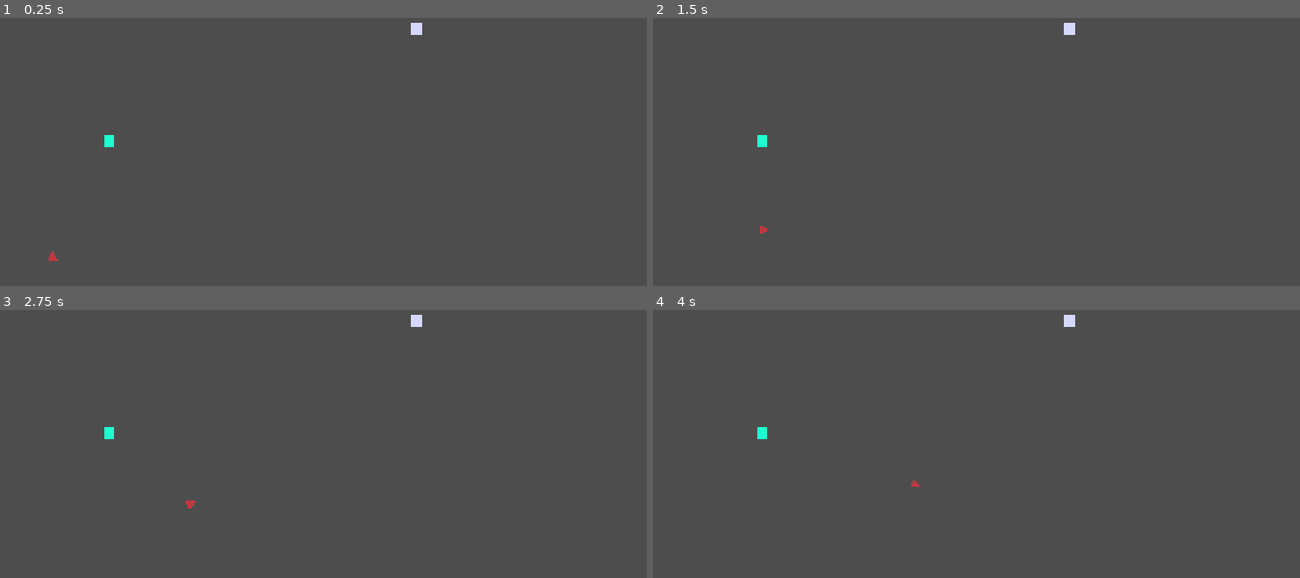
Above: before the commit, frames 1-4 (two rows, left to right).
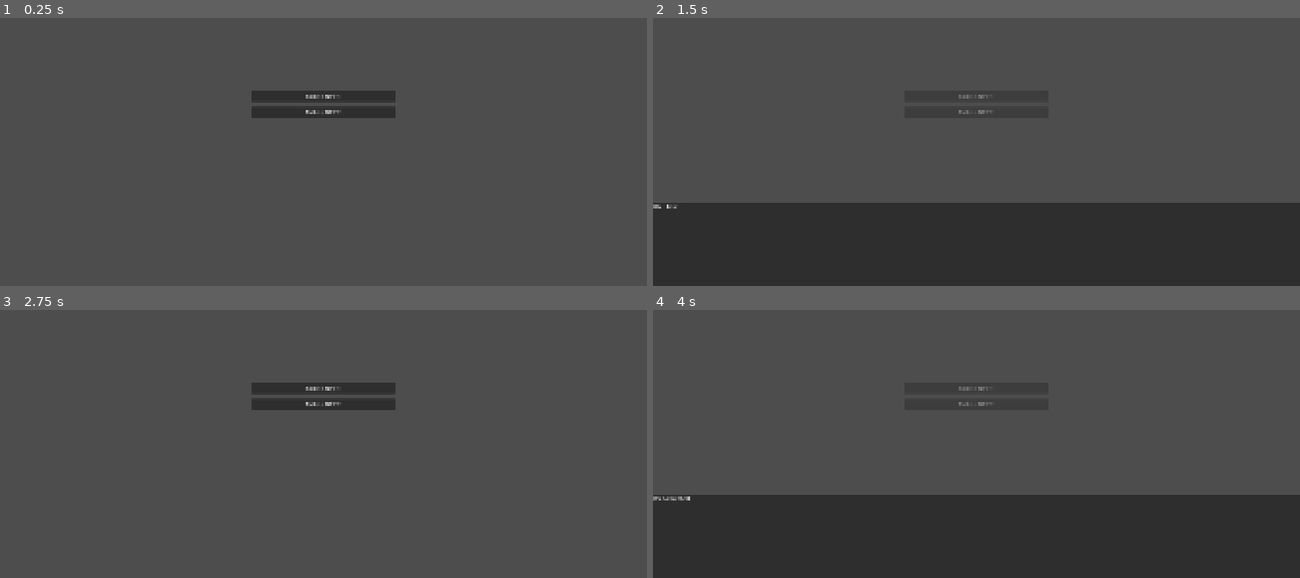
Above: after the commit, the same moments.

Repository: t-feix/very-serious-game
Game: Godot game, scene res://dialogue_demo/dialogue_demo.tscn
Same seed, same stepped clock (60 frames per second), same inputs: the game is played once before the commit and once after it. This scene is started directly instead of the project's main scene.
Inputs (mouse positions are in pixels of both pictures, inside the frame that each line leads up to):
- Up to frame 1 (0.25 s): no input
- Up to frame 2 (1.5 s): click (976, 95) at 0.5 s, where only the run after the commit has a clickable "Talk to NPC 1"; click (976, 219) at 1.25 s, where only the run after the commit has a clickable "What color is the sky?"
- Up to frame 3 (2.75 s): tap Enter (ui_accept) at 2 s; move the mouse to (465, 377) at 2.02 s; hold Enter (ui_accept) from 2.03 s (still down); click (465, 377) at 2.17 s
- Up to frame 4 (4 s): release Enter (ui_accept) at 2.75 s; click (976, 403) at 2.75 s, where only the run after the commit has a clickable "Talk to NPC 2"; click (976, 511) at 3.5 s, where only the run after the commit has a clickable "What's your favorite hobby?"

The runs differ from the first frame. In frame 1, 1.7% of the frame differs, in the area x 7-66%, y 1-91%; in frame 2, 31%; in frame 3, 1.7%; in frame 4, 31%, in the area x 0-100%, y 1-100%.

Commit message:
improved dialogue system

Diff:
--- a/dialogue_demo/characters/non_playable_character.gd
+++ /dev/null
@@ -1,35 +0,0 @@
-extends Area2D
-
-signal dialogue_hint
-signal dialogue_hint_ended
-@export var npc_name: String = "Unnamed"
-@export var npc_color: Color = Color("#1dffd1")
-
-@onready var polygon: Polygon2D = $Polygon2D
-
-var player_nearby: bool = false
-
-func _ready() -> void:
-	polygon.color = npc_color
-	body_entered.connect(_on_body_entered)
-	body_exited.connect(_on_body_exited)
-
-func _on_body_entered(body: Node2D) -> void:
-	print("body_entered: ", body.name, " in group player? ", body.is_in_group("player"))
-	if body.is_in_group("player"):
-		dialogue_hint.emit()
-		player_nearby = true
-
-func _on_body_exited(body: Node2D) -> void:
-	if body.is_in_group("player"):
-		dialogue_hint_ended.emit()
-		player_nearby = false
-		DialogueManager.reset_dialogue(npc_name)
-
-func _unhandled_input(event: InputEvent) -> void:
-	if event.is_action_pressed("ui_accept"):
-		print("space pressed, nearby=", player_nearby, " entity=", npc_name)
-	if not player_nearby:
-		return
-	if event.is_action_pressed("ui_accept"):
-		DialogueManager.start_dialogue(npc_name)
--- a/dialogue_demo/characters/non_playable_character.tscn
+++ /dev/null
@@ -1,16 +0,0 @@
-[gd_scene format=3 uid="uid://dhj5kl683ab7h"]
-
-[ext_resource type="Script" uid="uid://c5jbd7jedljrl" path="res://dialogue_demo/characters/non_playable_character.gd" id="1_mqis3"]
-
-[sub_resource type="CircleShape2D" id="CircleShape2D_stp7t"]
-radius = 43.0
-
-[node name="NonPlayableCharacter" type="Area2D" unique_id=1291840750 groups=["npc"]]
-script = ExtResource("1_mqis3")
-
-[node name="CollisionShape2D" type="CollisionShape2D" parent="." unique_id=562384062]
-shape = SubResource("CircleShape2D_stp7t")
-
-[node name="Polygon2D" type="Polygon2D" parent="." unique_id=296822807]
-color = Color(0.11372549, 1, 0.81960785, 1)
-polygon = PackedVector2Array(-16, -16, 16, -16, 16, 16, -16, 16)
--- a/dialogue_demo/characters/player.gd
+++ /dev/null
@@ -1,24 +0,0 @@
-extends CharacterBody2D
-
-@export var speed: float = 200.0
-@export var arrival_threshold: float = 4.0
-
-var target_position: Vector2
-
-func _ready() -> void:
-	target_position = global_position
-
-func _unhandled_input(event: InputEvent) -> void:
-	if event is InputEventMouseButton and event.pressed and \
-	event.button_index == MOUSE_BUTTON_LEFT:
-		target_position = get_global_mouse_position()
-
-func _physics_process(_delta: float) -> void:
-	var to_target := target_position - global_position
-	if to_target.length() <= arrival_threshold:
-		velocity = Vector2.ZERO
-	else:
-		velocity = to_target.normalized() * speed
-	if velocity.length() > 0:
-		rotation = velocity.angle() + PI/2
-		move_and_slide()
--- a/dialogue_demo/characters/player.tscn
+++ /dev/null
@@ -1,16 +0,0 @@
-[gd_scene format=3 uid="uid://cdqtq88nrdhqk"]
-
-[ext_resource type="Script" uid="uid://c0u7hpcnueno4" path="res://dialogue_demo/characters/player.gd" id="1_56upc"]
-
-[sub_resource type="CircleShape2D" id="CircleShape2D_f1xcn"]
-radius = 14.0
-
-[node name="Player" type="CharacterBody2D" unique_id=165845182 groups=["player"]]
-script = ExtResource("1_56upc")
-
-[node name="CollisionShape2D" type="CollisionShape2D" parent="." unique_id=729994613]
-shape = SubResource("CircleShape2D_f1xcn")
-
-[node name="Polygon2D" type="Polygon2D" parent="." unique_id=1364566917]
-color = Color(0.7607843, 0.21960784, 0.2509804, 1)
-polygon = PackedVector2Array(0, -16, 14, 12, -14, 12)
--- a/dialogue_demo/dialogue_demo.gd
+++ b/dialogue_demo/dialogue_demo.gd
@@ -1,84 +1,69 @@
-extends Node2D
+extends Control
 
-@onready var dialogue_label: Label = $UI/TalkHint
+@export var npc1_graph: DialogueGraph
+@export var npc2_graph: DialogueGraph
 
-const NPC1_FSM = {
-	"greet_locked": {
-		"line": "Hello there!",
-		"responses": [
-			{"text": "What color is the sky?", "transitions": {"npc1": "sky_locked"}},
-			{"text": "Can you tell me a secret?", "transitions": {"npc1": "secret_locked"}},
-		]
-	},
-	"greet_unlocked": {
-		"line": "Hello there!",
-		"responses": [
-			{"text": "What color is the sky?", "transitions": {"npc1": "sky_unlocked"}},
-			{"text": "Can you tell me a secret?", "transitions": {"npc1": "secret_unlocked"}},
-		]
-	},
-	"sky_locked": {
-		"line": "Uh... blue.",
-		"responses": [
-			{"text": "Back", "transitions": {"npc1": "greet_locked"}},
-		]
-	},
-	"sky_unlocked": {
-		"line": "Uh... blue.",
-		"responses": [
-			{"text": "Back", "transitions": {"npc1": "greet_unlocked"}},
-		]
-	},
-	"secret_locked": {
-		"line": "You'll have to talk to NPC2 for that...",
-		"responses": [
-			{"text": "Back", "transitions": {"npc1": "greet_locked"}},
-		]
-	},
-	"secret_unlocked": {
-		"line": "Here's the secret: the sky is actually red!",
-		"responses": [
-			{"text": "Whoa.", "transitions": {"npc1": "greet_unlocked"}},
-		]
-	},
-}
+@onready var npc1_button: Button = $CenterContainer/VBoxContainer/TalkToNPC1Button
+@onready var npc2_button: Button = $CenterContainer/VBoxContainer/TalkToNPC2Button
+@onready var dialogue_box: PanelContainer = $DialogueBox
+@onready var line_label: Label = $DialogueBox/MarginContainer/VBoxContainer/LineLabel
+@onready var responses_box: VBoxContainer = $DialogueBox/MarginContainer/VBoxContainer/ResponsesBox
 
-const NPC2_FSM = {
-	"greet": {
-		"line": "Wazzup!",
-		"responses": [
-			{"text": "What is your favorite hobby?", "transitions": {"npc2": "hobby"}},
-			{
-	"text": "NPC1 knows a secret, but he won't tell me.",
-	"transitions": {"npc2": "unlock", "npc1": "greet_unlocked"},
-	"set_anchor": {"npc1": "greet_unlocked"}
-},
-		]
-	},
-	"hobby": {
-		"line": "It's basketball.",
-		"responses": [
-			{"text": "Back", "transitions": {"npc2": "greet"}},
-		]
-	},
-	"unlock": {
-		"line": "Now that you've talked to me, NPC1 will tell you.",
-		"responses": [
-			{"text": "Thanks.", "transitions": {"npc2": "greet"}},
-		]
-	},
-}
+var _waiting_for_advance: bool = false
 
 func _ready() -> void:
-	DialogueManager.register_entity("npc1", NPC1_FSM, "greet_locked")
-	DialogueManager.register_entity("npc2", NPC2_FSM, "greet")
-	dialogue_label.hide()
-	for npc in get_tree().get_nodes_in_group("npc"):
-		npc.dialogue_hint.connect(_on_dialogue_hint)
-		npc.dialogue_hint_ended.connect(_on_dialogue_hint_ended)
+	dialogue_box.hide()
+	npc1_button.pressed.connect(_on_npc1_pressed)
+	npc2_button.pressed.connect(_on_npc2_pressed)
+	DialogueRunner.say.connect(_on_say)
+	DialogueRunner.present_choices.connect(_on_present_choices)
+	DialogueRunner.dialogue_ended.connect(_on_dialogue_ended)
 
-func _on_dialogue_hint() -> void:
-	dialogue_label.show()
+func _on_npc1_pressed() -> void:
+	_start(npc1_graph)
 
-func _on_dialogue_hint_ended() -> void:
-	dialogue_label.hide()
+func _on_npc2_pressed() -> void:
+	_start(npc2_graph)
+
+func _start(graph: DialogueGraph) -> void:
+	if graph == null or DialogueRunner.is_active():
+		return
+	_set_buttons_enabled(false)
+	DialogueRunner.start(graph)
+
+func _on_say(text: String) -> void:
+	line_label.text = text
+	_clear_responses()
+	dialogue_box.show()
+	_waiting_for_advance = true
+
+func _on_present_choices(responses: Array) -> void:
+	_waiting_for_advance = false
+	_clear_responses()
+	for i in responses.size():
+		var btn := Button.new()
+		btn.text = responses[i].text
+		btn.pressed.connect(DialogueRunner.select_response.bind(i))
+		responses_box.add_child(btn)
+	if responses.size() > 0:
+		responses_box.get_child(0).call_deferred("grab_focus")
+
+func _on_dialogue_ended() -> void:
+	_waiting_for_advance = false
+	dialogue_box.hide()
+	_clear_responses()
+	_set_buttons_enabled(true)
+
+func _unhandled_input(event: InputEvent) -> void:
+	if _waiting_for_advance and event.is_action_pressed("ui_accept"):
+		_waiting_for_advance = false
+		DialogueRunner.advance()
+		get_viewport().set_input_as_handled()
+
+func _set_buttons_enabled(enabled: bool) -> void:
+	npc1_button.disabled = not enabled
+	npc2_button.disabled = not enabled
+
+func _clear_responses() -> void:
+	for child in responses_box.get_children():
+		child.queue_free()
--- a/dialogue_demo/dialogue_demo.tscn
+++ b/dialogue_demo/dialogue_demo.tscn
@@ -1,76 +1,62 @@
 [gd_scene format=3 uid="uid://308op41cwsls"]
 
-[ext_resource type="PackedScene" uid="uid://cdqtq88nrdhqk" path="res://dialogue_demo/characters/player.tscn" id="1_8sh35"]
 [ext_resource type="Script" uid="uid://bq1bxt8m76lk4" path="res://dialogue_demo/dialogue_demo.gd" id="1_g58pb"]
-[ext_resource type="PackedScene" uid="uid://dhj5kl683ab7h" path="res://dialogue_demo/characters/non_playable_character.tscn" id="2_8hlev"]
-[ext_resource type="Script" uid="uid://cotq4mik1uu7t" path="res://dialogue_demo/ui.gd" id="4_w2i26"]
+[ext_resource type="Resource" uid="uid://30jk0hg0end3" path="res://dialogue_demo/npc1_dialogue.tres" id="2_g58pb"]
+[ext_resource type="Resource" uid="uid://clnr5uyt7pcqu" path="res://dialogue_demo/npc2_dialogue.tres" id="3_w2i26"]
 
-[sub_resource type="StyleBoxFlat" id="StyleBoxFlat_g58pb"]
-content_margin_left = 32.0
-content_margin_top = 32.0
-content_margin_right = 32.0
-content_margin_bottom = 32.0
-bg_color = Color(0.58853, 0.6122656, 0.5403858, 1)
-corner_radius_top_left = 8
-corner_radius_top_right = 8
-corner_radius_bottom_right = 8
-corner_radius_bottom_left = 8
-
-[node name="DialogueDemo" type="Node2D" unique_id=209746140]
-script = ExtResource("1_g58pb")
-
-[node name="Player" parent="." unique_id=165845182 instance=ExtResource("1_8sh35")]
-position = Vector2(156, 991)
-
-[node name="NPC1" parent="." unique_id=1291840750 instance=ExtResource("2_8hlev")]
-position = Vector2(325, 648)
-npc_name = "npc1"
-
-[node name="NPC2" parent="." unique_id=1329468466 instance=ExtResource("2_8hlev")]
-position = Vector2(1236, 315)
-npc_name = "npc2"
-npc_color = Color(0.8467971, 0.8448283, 0.9942469, 1)
-
-[node name="UI" type="CanvasLayer" parent="." unique_id=736963298]
-script = ExtResource("4_w2i26")
-
-[node name="TalkHint" type="Label" parent="UI" unique_id=41084354]
-anchors_preset = 3
-anchor_left = 1.0
-anchor_top = 1.0
+[node name="DialogueDemo" type="Control" unique_id=907877398]
+layout_mode = 3
+anchors_preset = 15
 anchor_right = 1.0
 anchor_bottom = 1.0
-offset_left = -145.0
-offset_top = -55.0
-offset_right = -32.0
-offset_bottom = -32.0
-grow_horizontal = 0
-grow_vertical = 0
-text = "[SPACE] to talk"
+grow_horizontal = 2
+grow_vertical = 2
+script = ExtResource("1_g58pb")
+npc1_graph = ExtResource("2_g58pb")
+npc2_graph = ExtResource("3_w2i26")
 
-[node name="DialogueBox" type="PanelContainer" parent="UI" unique_id=923260921]
-visible = false
-custom_minimum_size = Vector2(0, 140)
+[node name="CenterContainer" type="CenterContainer" parent="." unique_id=1782106137]
+layout_mode = 1
+anchors_preset = 15
+anchor_right = 1.0
+anchor_bottom = 1.0
+grow_horizontal = 2
+grow_vertical = 2
+
+[node name="VBoxContainer" type="VBoxContainer" parent="CenterContainer" unique_id=1602354955]
+custom_minimum_size = Vector2(427, 0)
+layout_mode = 2
+theme_override_constants/separation = 16
+
+[node name="TalkToNPC1Button" type="Button" parent="CenterContainer/VBoxContainer" unique_id=185702783]
+layout_mode = 2
+text = "Talk to NPC 1"
+
+[node name="TalkToNPC2Button" type="Button" parent="CenterContainer/VBoxContainer" unique_id=902893699]
+layout_mode = 2
+text = "Talk to NPC 2"
+
+[node name="DialogueBox" type="PanelContainer" parent="." unique_id=1326984670]
+custom_minimum_size = Vector2(0, 247)
+layout_mode = 1
 anchors_preset = 12
 anchor_top = 1.0
 anchor_right = 1.0
 anchor_bottom = 1.0
-offset_top = -54.0
 grow_horizontal = 2
 grow_vertical = 0
-theme_override_styles/panel = SubResource("StyleBoxFlat_g58pb")
 
-[node name="MarginContainer" type="MarginContainer" parent="UI/DialogueBox" unique_id=567809486]
+[node name="MarginContainer" type="MarginContainer" parent="DialogueBox" unique_id=932945946]
 layout_mode = 2
 
-[node name="VBoxContainer" type="VBoxContainer" parent="UI/DialogueBox/MarginContainer" unique_id=874536645]
+[node name="VBoxContainer" type="VBoxContainer" parent="DialogueBox/MarginContainer" unique_id=1948944876]
 layout_mode = 2
 
-[node name="SpeakerLabel" type="Label" parent="UI/DialogueBox/MarginContainer/VBoxContainer" unique_id=1489158455]
+[node name="LineLabel" type="Label" parent="DialogueBox/MarginContainer/VBoxContainer" unique_id=1177544704]
 layout_mode = 2
 
-[node name="LineLabel" type="Label" parent="UI/DialogueBox/MarginContainer/VBoxContainer" unique_id=855502534]
+[node name="HSeparator" type="HSeparator" parent="DialogueBox/MarginContainer/VBoxContainer" unique_id=1791909442]
 layout_mode = 2
 
-[node name="ResponsesBox" type="VBoxContainer" parent="UI/DialogueBox/MarginContainer/VBoxContainer" unique_id=1873405909]
+[node name="ResponsesBox" type="VBoxContainer" parent="DialogueBox/MarginContainer/VBoxContainer" unique_id=1049073993]
 layout_mode = 2
--- a/dialogue_demo/dialogue_manager.gd
+++ /dev/null
@@ -1,59 +0,0 @@
-extends Node
-
-signal say(entity_id: String, line: String)
-signal responses_changed(entity_id: String, responses: Array)
-signal dialogue_ended(entity_id: String)
-
-var entities: Dictionary = {}
-var active_speaker: String = ""
-
-func register_entity(entity_id: String, fsm: Dictionary, initial_state: String) -> void:
-	entities[entity_id] = {
-		"fsm": fsm,
-		"state": initial_state,
-		"anchor": initial_state,
-	}
-
-func start_dialogue(entity_id: String) -> void:
-	print("start_dialogue called for ", entity_id, " known? ", entities.has(entity_id))
-	if not entities.has(entity_id):
-		push_warning("DialogueManager: unknown entity '%s'" % entity_id)
-		return
-	active_speaker = entity_id
-	_emit_current_state(entity_id)
-
-func select_response(response_index: int) -> void:
-	if active_speaker == "":
-		return
-	var data = entities[active_speaker]
-	var current = data.fsm[data.state]
-	if response_index < 0 or response_index >= current.responses.size():
-		return
-	var response = current.responses[response_index]
-	# Apply state transitions
-	for target_id in response.transitions:
-		if entities.has(target_id):
-			entities[target_id].state = response.transitions[target_id]
-
-	if response.has("set_anchor"):
-		for target_id in response.set_anchor:
-			if entities.has(target_id):
-				entities[target_id].anchor = response.set_anchor[target_id]
-	_emit_current_state(active_speaker)
-
-func reset_dialogue(entity_id: String) -> void:
-	if not entities.has(entity_id):
-		return
-	entities[entity_id].state = entities[entity_id].anchor
-	if active_speaker == entity_id:
-		active_speaker = ""
-		dialogue_ended.emit(entity_id)
-
-func _emit_current_state(entity_id: String) -> void:
-	var data = entities[entity_id]
-	var state = data.fsm[data.state]
-	say.emit(entity_id, state.line)
-	responses_changed.emit(entity_id, state.responses)
-	if state.responses.is_empty():
-		dialogue_ended.emit(entity_id)
-		active_speaker = ""
--- /dev/null
+++ b/dialogue_demo/npc1_dialogue.tres
@@ -0,0 +1,73 @@
+[gd_resource type="Resource" script_class="DialogueGraph" format=3 uid="uid://30jk0hg0end3"]
+
+[ext_resource type="Script" uid="uid://6rcrgxi2bmul" path="res://systems/dialogue/dialogue_graph.gd" id="1_5e0oa"]
+[ext_resource type="Script" uid="uid://k6dhyg11268d" path="res://systems/dialogue/nodes/response_node.gd" id="2_mq7ov"]
+[ext_resource type="Script" uid="uid://cdec8o3felvpd" path="res://systems/dialogue/nodes/line_node.gd" id="2_orut6"]
+[ext_resource type="Script" uid="uid://c0kd7joicwbet" path="res://systems/dialogue/nodes/end_node.gd" id="3_ptb0p"]
+[ext_resource type="Script" uid="uid://d0jybnr3icu6r" path="res://systems/dialogue/nodes/gate_node.gd" id="5_r20uh"]
+[ext_resource type="Script" uid="uid://y2lrn7beew5o" path="res://systems/dialogue/nodes/choice_node.gd" id="6_ypq07"]
+
+[sub_resource type="Resource" id="Resource_17c57"]
+script = ExtResource("3_ptb0p")
+metadata/_custom_type_script = "uid://c0kd7joicwbet"
+
+[sub_resource type="Resource" id="Resource_k7ghm"]
+script = ExtResource("2_orut6")
+text = "Uh... blue."
+next = SubResource("Resource_17c57")
+metadata/_custom_type_script = "uid://cdec8o3felvpd"
+
+[sub_resource type="Resource" id="Resource_o8kqx"]
+script = ExtResource("2_mq7ov")
+text = "What color is the sky?"
+next = SubResource("Resource_k7ghm")
+metadata/_custom_type_script = "uid://k6dhyg11268d"
+
+[sub_resource type="Resource" id="Resource_6p8we"]
+script = ExtResource("3_ptb0p")
+metadata/_custom_type_script = "uid://c0kd7joicwbet"
+
+[sub_resource type="Resource" id="Resource_qn5o3"]
+script = ExtResource("2_orut6")
+text = "You'll have to talk to NPC2 for that..."
+next = SubResource("Resource_6p8we")
+metadata/_custom_type_script = "uid://cdec8o3felvpd"
+
+[sub_resource type="Resource" id="Resource_uef4c"]
+script = ExtResource("3_ptb0p")
+metadata/_custom_type_script = "uid://c0kd7joicwbet"
+
+[sub_resource type="Resource" id="Resource_h1mt4"]
+script = ExtResource("2_orut6")
+text = "Here's the secret: The sky is actually red!"
+next = SubResource("Resource_uef4c")
+metadata/_custom_type_script = "uid://cdec8o3felvpd"
+
+[sub_resource type="Resource" id="Resource_a8k3p"]
+script = ExtResource("5_r20uh")
+flag = "met_npc2"
+on_true = SubResource("Resource_h1mt4")
+on_false = SubResource("Resource_qn5o3")
+metadata/_custom_type_script = "uid://d0jybnr3icu6r"
+
+[sub_resource type="Resource" id="Resource_328gw"]
+script = ExtResource("2_mq7ov")
+text = "Can you tell me a secret?"
+next = SubResource("Resource_a8k3p")
+metadata/_custom_type_script = "uid://k6dhyg11268d"
+
+[sub_resource type="Resource" id="Resource_iggtd"]
+script = ExtResource("6_ypq07")
+responses = Array[ExtResource("2_mq7ov")]([SubResource("Resource_o8kqx"), SubResource("Resource_328gw")])
+metadata/_custom_type_script = "uid://y2lrn7beew5o"
+
+[sub_resource type="Resource" id="Resource_g1ie3"]
+script = ExtResource("2_orut6")
+text = "Hello there!"
+next = SubResource("Resource_iggtd")
+metadata/_custom_type_script = "uid://cdec8o3felvpd"
+
+[resource]
+script = ExtResource("1_5e0oa")
+start = SubResource("Resource_g1ie3")
+metadata/_custom_type_script = "uid://6rcrgxi2bmul"
--- /dev/null
+++ b/dialogue_demo/npc2_dialogue.tres
@@ -0,0 +1,56 @@
+[gd_resource type="Resource" script_class="DialogueGraph" format=3 uid="uid://clnr5uyt7pcqu"]
+
+[ext_resource type="Script" uid="uid://6rcrgxi2bmul" path="res://systems/dialogue/dialogue_graph.gd" id="1_fu5dx"]
+[ext_resource type="Script" uid="uid://k6dhyg11268d" path="res://systems/dialogue/nodes/response_node.gd" id="2_bcsah"]
+[ext_resource type="Script" uid="uid://c0kd7joicwbet" path="res://systems/dialogue/nodes/end_node.gd" id="3_qg001"]
+[ext_resource type="Script" uid="uid://cdec8o3felvpd" path="res://systems/dialogue/nodes/line_node.gd" id="4_5cw77"]
+[ext_resource type="Script" uid="uid://y2lrn7beew5o" path="res://systems/dialogue/nodes/choice_node.gd" id="5_yidjr"]
+
+[sub_resource type="Resource" id="Resource_rrdlc"]
+script = ExtResource("3_qg001")
+metadata/_custom_type_script = "uid://c0kd7joicwbet"
+
+[sub_resource type="Resource" id="Resource_obdxq"]
+script = ExtResource("4_5cw77")
+text = "It's basketball."
+next = SubResource("Resource_rrdlc")
+metadata/_custom_type_script = "uid://cdec8o3felvpd"
+
+[sub_resource type="Resource" id="Resource_kkpjg"]
+script = ExtResource("2_bcsah")
+text = "What's your favorite hobby?"
+next = SubResource("Resource_obdxq")
+metadata/_custom_type_script = "uid://k6dhyg11268d"
+
+[sub_resource type="Resource" id="Resource_1e1wp"]
+script = ExtResource("3_qg001")
+set_flags = Array[String](["met_npc2"])
+metadata/_custom_type_script = "uid://c0kd7joicwbet"
+
+[sub_resource type="Resource" id="Resource_lof3w"]
+script = ExtResource("4_5cw77")
+text = "Now that you've talked to me, they will tell you."
+next = SubResource("Resource_1e1wp")
+metadata/_custom_type_script = "uid://cdec8o3felvpd"
+
+[sub_resource type="Resource" id="Resource_p3ifl"]
+script = ExtResource("2_bcsah")
+text = "NPC1 knows a secret but he won't tell me."
+next = SubResource("Resource_lof3w")
+metadata/_custom_type_script = "uid://k6dhyg11268d"
+
+[sub_resource type="Resource" id="Resource_udoey"]
+script = ExtResource("5_yidjr")
+responses = Array[ExtResource("2_bcsah")]([SubResource("Resource_kkpjg"), SubResource("Resource_p3ifl")])
+metadata/_custom_type_script = "uid://y2lrn7beew5o"
+
+[sub_resource type="Resource" id="Resource_x2ire"]
+script = ExtResource("4_5cw77")
+text = "Wazzup!"
+next = SubResource("Resource_udoey")
+metadata/_custom_type_script = "uid://cdec8o3felvpd"
+
+[resource]
+script = ExtResource("1_fu5dx")
+start = SubResource("Resource_x2ire")
+metadata/_custom_type_script = "uid://6rcrgxi2bmul"
--- a/dialogue_demo/ui.gd
+++ /dev/null
@@ -1,34 +0,0 @@
-extends CanvasLayer
-
-@onready var dialogue_box: PanelContainer = $DialogueBox
-@onready var speaker_label: Label = $DialogueBox/MarginContainer/VBoxContainer/SpeakerLabel
-@onready var line_label: Label = $DialogueBox/MarginContainer/VBoxContainer/LineLabel
-@onready var responses_box: VBoxContainer = $DialogueBox/MarginContainer/VBoxContainer/ResponsesBox
-
-func _ready() -> void:
-	dialogue_box.hide()
-	DialogueManager.say.connect(_on_say)
-	DialogueManager.responses_changed.connect(_on_responses_changed)
-	DialogueManager.dialogue_ended.connect(_on_dialogue_ended)
-
-func _on_say(entity_id: String, line: String) -> void:
-	speaker_label.text = entity_id
-	line_label.text = line
-	dialogue_box.show()
-
-func _on_responses_changed(_entity_id: String, responses: Array) -> void:
-
-	for child in responses_box.get_children():
-		child.queue_free()
-	# Build new buttons
-	for i in responses.size():
-		var btn := Button.new()
-		btn.text = responses[i].text
-		btn.pressed.connect(DialogueManager.select_response.bind(i))
-		responses_box.add_child(btn)
-
-	if responses.size() > 0:
-		responses_box.get_child(0).call_deferred("grab_focus")
-
-func _on_dialogue_ended(_entity_id: String) -> void:
-	dialogue_box.hide()
--- a/project.godot
+++ b/project.godot
@@ -16,7 +16,8 @@
 
 [autoload]
 
-DialogueManager="*uid://c460y6ui63m1b"
+DialogueRunner="*uid://b54y2tn0byi45"
+Flags="*uid://btv8g5ehiirmo"
 
 [display]
 
--- /dev/null
+++ b/systems/dialogue/dialogue_graph.gd
@@ -0,0 +1,3 @@
+class_name DialogueGraph extends Resource
+
+@export var start: DialogueNode
--- /dev/null
+++ b/systems/dialogue/dialogue_runner.gd
@@ -0,0 +1,70 @@
+extends Node
+
+# what the NPC says
+signal say(text: String)
+# what the player can answer
+signal present_choices(choices: Array)
+# dialogue ended, collaps UI
+signal dialogue_ended
+
+var _current_line: LineNode = null
+var _current_choice: ChoiceNode = null
+
+func start(graph: DialogueGraph) -> void:
+	if graph == null or graph.start == null:
+		push_warning("DialogueRunner: Empty Graph")
+		return
+	_enter(graph.start)
+
+func advance() -> void:
+	if _current_line == null:
+		return
+	var line := _current_line
+	_current_line = null
+	_enter(line.next)
+
+func select_response(index: int) -> void:
+	if _current_choice == null:
+		return
+	if index < 0 or index >= _current_choice.responses.size():
+		return
+
+	var response := _current_choice.responses[index]
+	_current_choice = null
+	_enter(response)
+
+func _enter(node: DialogueNode) -> void:
+	if node == null:
+		_end()
+		return
+
+	if node is LineNode:
+		_current_line = node
+		say.emit(node.text)
+		if node.next is ChoiceNode:
+			_current_line = null
+			_enter(node.next)
+
+	elif node is ChoiceNode:
+		_current_choice = node
+		present_choices.emit(node.responses)
+
+	elif node is ResponseNode:
+		_enter(node.next)
+
+	elif node is GateNode:
+		var open: bool = Flags.get_flag(node.flag)
+		_enter(node.on_true if open else node.on_false)
+
+	elif node is EndNode:
+		for f in node.set_flags:
+			Flags.set_flag(f, true)
+		_end()
+
+func is_active() -> bool:
+	return _current_line != null or _current_choice != null
+
+func _end() -> void:
+	_current_line = null
+	_current_choice = null
+	dialogue_ended.emit()
--- /dev/null
+++ b/systems/dialogue/flags.gd
@@ -0,0 +1,8 @@
+extends Node
+
+var flags: Dictionary = {}
+func get_flag(key: String) -> bool:
+	return flags.get(key, false)
+
+func set_flag(key: String, value: bool) -> void:
+	flags[key] = value
--- /dev/null
+++ b/systems/dialogue/nodes/choice_node.gd
@@ -0,0 +1,3 @@
+class_name ChoiceNode extends DialogueNode
+
+@export var responses: Array[ResponseNode]
--- /dev/null
+++ b/systems/dialogue/nodes/dialogue_node.gd
@@ -0,0 +1 @@
+class_name DialogueNode extends Resource
--- /dev/null
+++ b/systems/dialogue/nodes/end_node.gd
@@ -0,0 +1,3 @@
+class_name EndNode extends DialogueNode
+
+@export var set_flags: Array[String]
--- /dev/null
+++ b/systems/dialogue/nodes/gate_node.gd
@@ -0,0 +1,5 @@
+class_name GateNode extends DialogueNode
+
+@export var flag: String
+@export var on_true: DialogueNode
+@export var on_false: DialogueNode
--- /dev/null
+++ b/systems/dialogue/nodes/line_node.gd
@@ -0,0 +1,4 @@
+class_name LineNode extends DialogueNode
+
+@export_multiline var text: String
+@export var next: DialogueNode
--- /dev/null
+++ b/systems/dialogue/nodes/response_node.gd
@@ -0,0 +1,4 @@
+class_name ResponseNode extends DialogueNode
+
+@export var text: String
+@export var next: DialogueNode
Not shown, removed: dialogue_demo/characters/non_playable_character.gd.uid
Not shown, removed: dialogue_demo/characters/player.gd.uid
Not shown, removed: dialogue_demo/dialogue_manager.gd.uid
Not shown, removed: dialogue_demo/ui.gd.uid
Not shown, added: systems/dialogue/dialogue_graph.gd.uid
Not shown, added: systems/dialogue/dialogue_runner.gd.uid
Not shown, added: systems/dialogue/flags.gd.uid
Not shown, added: systems/dialogue/nodes/choice_node.gd.uid
Not shown, added: systems/dialogue/nodes/dialogue_node.gd.uid
Not shown, added: systems/dialogue/nodes/end_node.gd.uid
Not shown, added: systems/dialogue/nodes/gate_node.gd.uid
Not shown, added: systems/dialogue/nodes/line_node.gd.uid
(and 1 more such lines)
